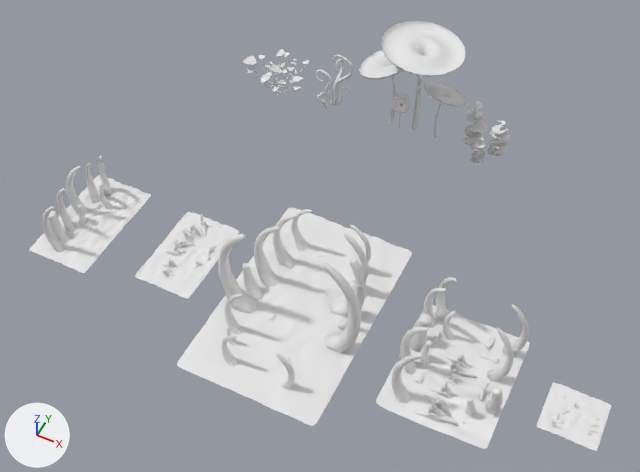
The FBX model Assets/FBX/Scenario/AssetsCenarioFernanda.fbx as it was, and as the next commit left it.
Camera for both pictures: a camera (50 mm lens) standing at (8.1, -14.8, 22.1) and looking at (-0.4, 2.2, 0.9). The lights are fixed; the arrows at lower left show +X, +Y and +Z. Where no turn or scale is listed for an object, it has been applied to the vertices.

In view in the first picture: 'coluna_1', 'coluna_2', 'costela_1', 'costela_2', 'costela_3', 'planta_1', 'planta_2', 'planta_3', 'planta_4'.
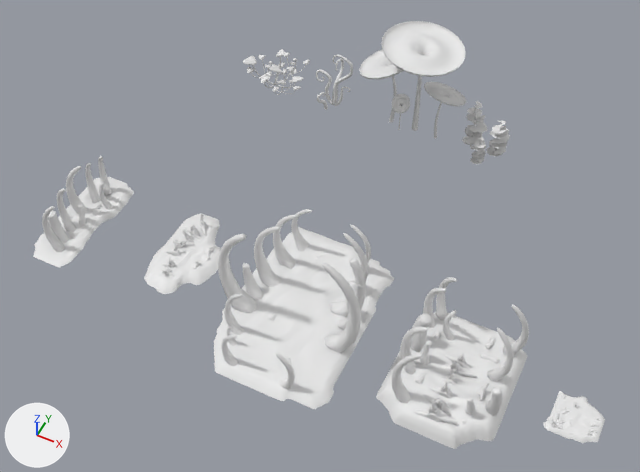
Commit message: Assets fernanda

What differs and where, as boxes [x1, y1, x2, y2] in the pictures (640 x 472 px; the box of a moved part takes in the faces that stretch with it):
'costela_1', reshaped (23% narrower, 8% shorter)
    before: [177, 208, 412, 426]
    after: [214, 209, 394, 409]
'costela_2', reshaped
    before: [376, 277, 530, 449]
    after: [376, 277, 529, 449]
'costela_3', reshaped (17% narrower)
    before: [29, 156, 151, 273]
    after: [33, 156, 134, 267]
'coluna_1', reshaped (26% narrower, 7% shorter)
    before: [135, 212, 239, 299]
    after: [144, 213, 221, 294]
'coluna_2', reshaped (18% narrower, 24% shorter)
    before: [536, 382, 611, 451]
    after: [544, 391, 605, 443]
part 1 of me_plane_002, cut back
    before: [177, 208, 412, 426]
    after: [214, 227, 394, 409]
part 4 of me_plane_003, cut back
    before: [29, 175, 151, 273]
    after: [33, 177, 134, 267]
part 5 of me_plane_001, moved or reshaped
    before: [376, 305, 530, 449]
    after: [376, 312, 527, 449]

Patch to the scene script:
```diff
--- a/Assets/FBX/Scenario/AssetsCenarioFernanda.fbx.py
+++ b/Assets/FBX/Scenario/AssetsCenarioFernanda.fbx.py
@@ me_plane_007 @@
-me_plane_007.from_pydata(...)  # 7317 vertices, 7220 faces; spans x -0.96..0.76, y -0.82..0.82, z -0.1..0.32
+me_plane_007.from_pydata(...)  # 6594 vertices, 6508 faces; spans x -0.8..0.72, y -0.74..0.78, z -0.1..0.32
+# me_plane_007 part 3: 25 vertices moved from x -0.72..0.64, y -0.66..0.7, z 0.03..0.06 to x -0.77..0.69, y -0.71..0.75, z -0.04; 844 vertices removed from x -0.96..0.76, y -0.82..0.82, z 0.02..0.07; 121 vertices added at x -0.8..0.72, y -0.74..0.78, z -0.04
+me_plane_007.materials.append(mat_material_002)  # white #e7e7e7
+me_plane_007.materials.append(mat_material_001)  # white #e7e7e7
@@ me_plane_003 @@
-me_plane_003.from_pydata(...)  # 2631 vertices, 2524 faces; spans x -1.13..1.13, y -1.96..1.96, z -0.14..2.25
+me_plane_003.from_pydata(...)  # 1990 vertices, 1893 faces; spans x -1.19..0.54, y -2.1..2.09, z -0.14..2.25
+# me_plane_003 part 4: 84 vertices moved from x -1.13..0.43, y -1.96..1.96, z 0.01..0.14 to x -1.19..0.5, y -2.1..2.09, z -0.02; 705 vertices removed from x -1.13..1.13, y -1.96..1.96, z 0.01..0.15; 64 vertices added at x -1.18..0.54, y -2.08..2.08, z -0.02
+me_plane_003.materials.append(mat_material_002)  # white #e7e7e7
+me_plane_003.materials.append(mat_material_001)  # white #e7e7e7
@@ me_plane_008 @@
-me_plane_008.from_pydata(...)  # 8401 vertices, 8316 faces; spans x -1.09..0.96, y -1.35..1.89, z -0.11..0.58
+me_plane_008.from_pydata(...)  # 7811 vertices, 7739 faces; spans x -1.12..1.08, y -1.43..2.14, z -0.14..0.58
+# me_plane_008 part 2: 212 vertices moved from x -0.99..0.86, y -1.12..1.89, z 0.01..0.08 to x -1.03..0.98, y -1.29..2.14, z -0.13..0.06; 781 vertices removed from x -1.09..0.96, y -1.35..1.89, z 0.01..0.08; 191 vertices added at x -1.12..1.08, y -1.43..1.96, z -0.14..-0.04
+me_plane_008.materials.append(mat_material_002)  # white #e7e7e7
+me_plane_008.materials.append(mat_material_001)  # white #e7e7e7
@@ me_plane_002 @@
-me_plane_002.from_pydata(...)  # 3423 vertices, 3304 faces; spans x -2.31..2.37, y -3.61..3.61, z -0.14..3.58
+me_plane_002.from_pydata(...)  # 2866 vertices, 2756 faces; spans x -2.31..2.37, y -3.2..3.03, z -0.16..3.58
+# me_plane_002 part 1: 21 vertices moved from x -1.98..2.09, y -2.93..2.75, z 0.02..0.11 to x -2.08..2.19, y -3.07..2.9, z -0.16..-0.08; 686 vertices removed from x -2.31..2.31, y -3.61..3.61, z 0.01..0.13; 129 vertices added at x -2.16..2.27, y -3.2..3.03, z -0.16..-0.06
+me_plane_002.materials.append(mat_material_002)  # white #e7e7e7
+me_plane_002.materials.append(mat_material_001)  # white #e7e7e7
@@ me_plane_001 @@
-me_plane_001.from_pydata(...)  # 6274 vertices, 6169 faces; spans x -1.67..1.67, y -2.18..1.89, z -0.15..2.28
+me_plane_001.from_pydata(...)  # 6388 vertices, 6286 faces; spans x -1.82..1.74, y -2.31..2.01, z -0.31..2.28
+# me_plane_001 part 5: 134 vertices moved from x -1.52..1.52, y -2.18..1.89, z 0.01..0.26 to x -1.53..1.53, y -2.31..2.0, z -0.31..0.23; 198 vertices removed from x -1.67..1.67, y -2.18..1.89, z 0.01..0.26; 312 vertices added at x -1.82..1.74, y -2.31..2.01, z -0.31..0.06
+me_plane_001.materials.append(mat_material_002)  # white #e7e7e7
+me_plane_001.materials.append(mat_material_001)  # white #e7e7e7
```
